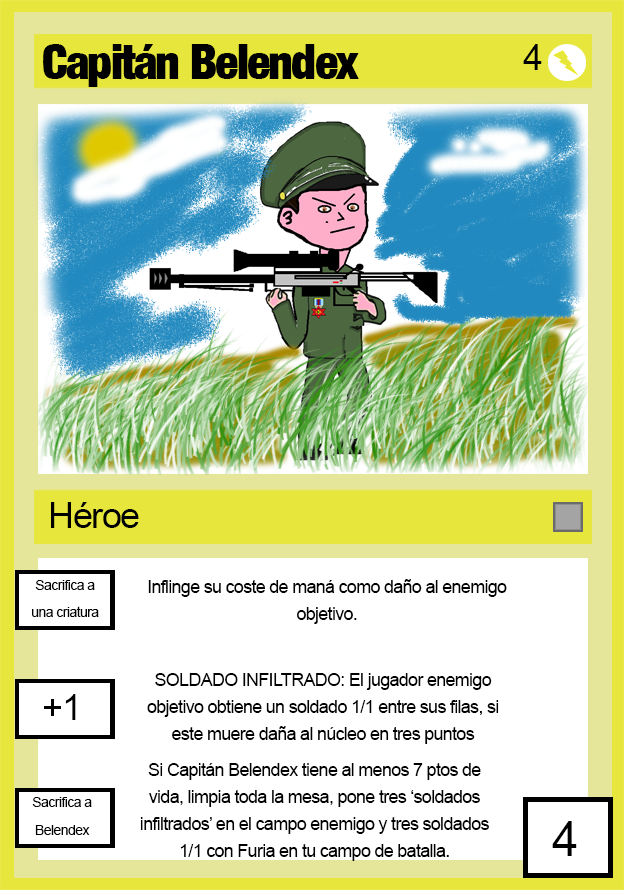
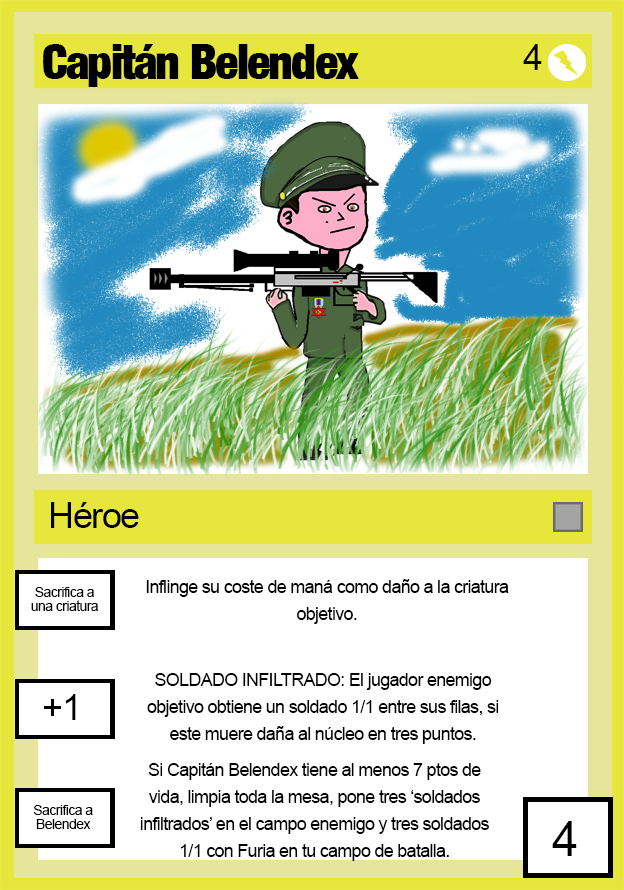
Layer changes from the first (624, 890) image to the second:
painted on "SOLDADO INFILTRADO: El jugador enemigo objetivo obtiene un sold" over [170, 726, 476, 744]
renamed "Inflinge su coste de maná como daño al enemigo objetivo." to "Inflinge su coste de maná como daño a la criatura objetivo.", painted on it over [146, 579, 509, 597]
painted on "Sacrifica a Belendex" over [32, 797, 93, 835]
painted on "Sacrifica a una criatura" over [31, 580, 99, 617]
